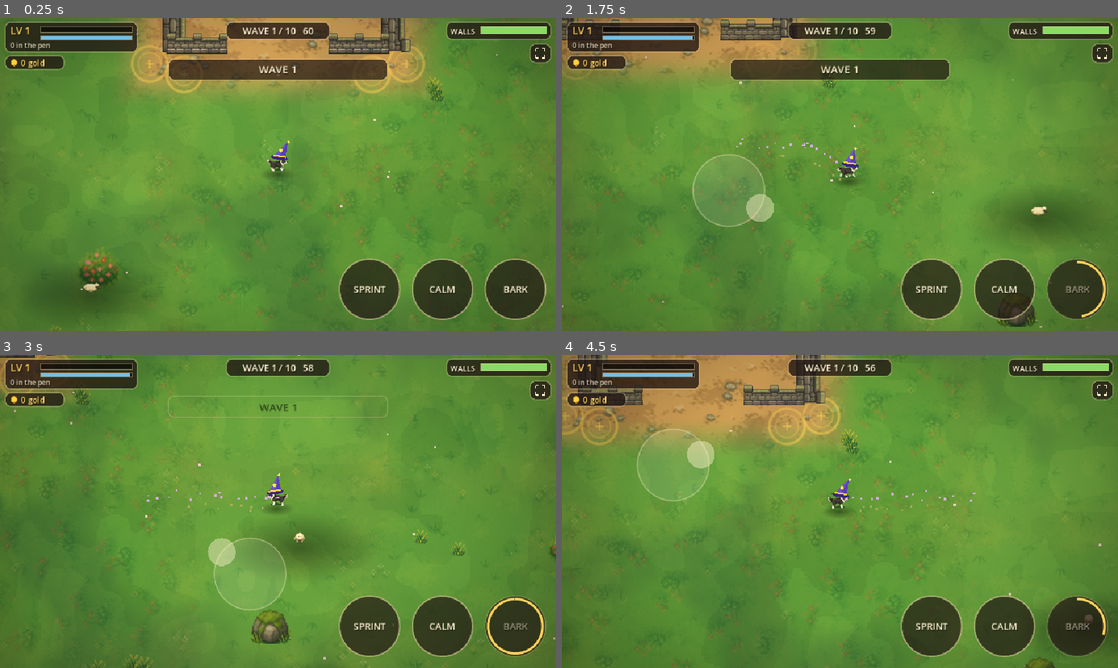
Above: before the commit, frames 1-4 (two rows, left to right).
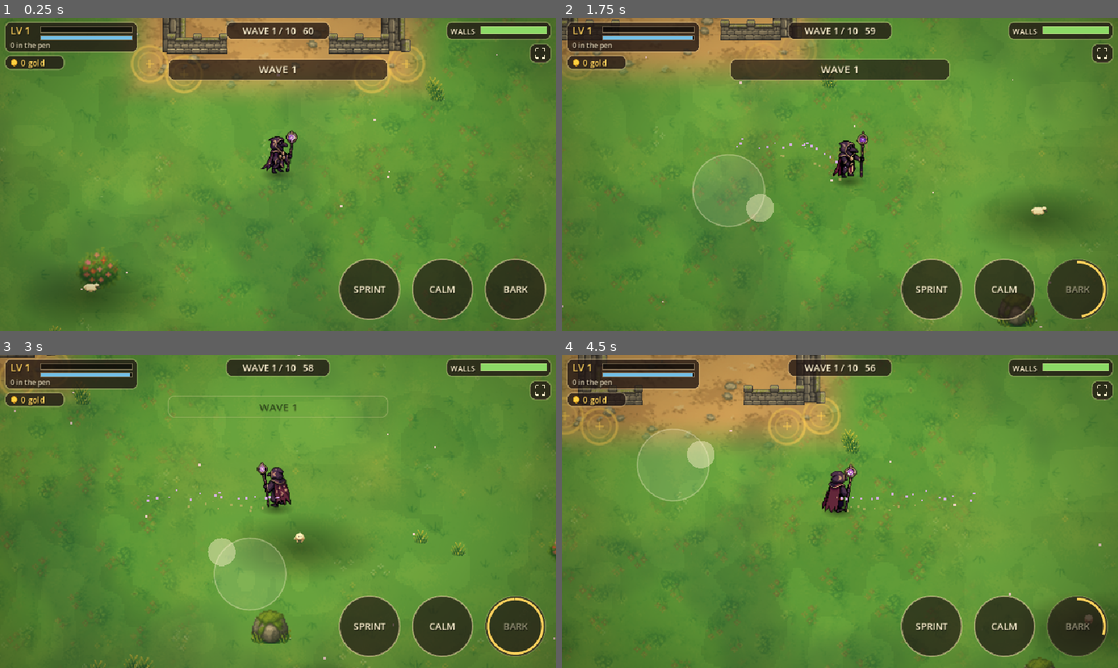
Above: after the commit, the same moments.

Repository: SavageLion/EigthArcanum
Game: Godot game, scene res://main.tscn
The game is run twice, just before and just after one commit, with the same random seed, the same clock (stepped at 60 frames per second) and the same inputs.
Inputs (mouse positions are in pixels of both pictures, inside the frame that each line leads up to):
- Up to frame 1 (0.25 s): no input
- Up to frame 2 (1.75 s): tap Enter at 0.5 s; move the mouse to (962, 158) at 0.52 s; hold D 0.53-1.25 s; tap Space at 0.6, 0.77, 1.07 s; click (962, 158) at 0.67 s; drag from (728, 190) to (812, 237) at 1.27 s
- Up to frame 3 (3 s): move the mouse to (333, 442) at 2.02 s; hold D 2.03-2.75 s; tap 2 at 2.1 s; tap Space at 2.3 s; drag from (250, 574) to (111, 464) at 2.77 s
- Up to frame 4 (4.5 s): move the mouse to (1006, 558) at 3.52 s; hold A 3.53-4.25 s; tap F at 3.6 s; tap Space at 3.77, 3.8, 4.07 s; drag from (673, 464) to (756, 433) at 4.27 s

The runs differ from the first frame. In frame 1, 0.5% of the frame differs, in the area x 46-54%, y 35-50%; in frame 2, 0.5%; in frame 3, 0.5%; in frame 4, 0.6%, in the area x 46-66%, y 34-51%.

Commit message:
Survivors: Raven Astrologer as the player character
Co-Authored-By: Claude Sonnet 5.5 <noreply@anthropic.com>

Diff:
--- a/prototypes/sheepdog-survivors/dog.gd
+++ b/prototypes/sheepdog-survivors/dog.gd
@@ -14,6 +14,8 @@
 var shadow: Sprite2D
 var dust: CPUParticles2D
 var squash: float = 0.0
+var cast_t: float = 0.0
+const SC: float = 0.85
 
 func setup(frames: SpriteFrames, shadow_tex: Texture2D) -> void:
 	shadow = Sprite2D.new()
@@ -24,8 +26,8 @@
 	spr = AnimatedSprite2D.new()
 	spr.sprite_frames = frames
 	spr.texture_filter = CanvasItem.TEXTURE_FILTER_LINEAR
-	spr.scale = Vector2(0.74, 0.74)
-	spr.offset = Vector2(0, -14)
+	spr.scale = Vector2(SC, SC)
+	spr.offset = Vector2(0, -26)
 	spr.play("idle_east")
 	add_child(spr)
 	dust = CPUParticles2D.new()
@@ -45,18 +47,20 @@
 
 func animate(dt: float) -> void:
 	var speed: float = vel.length()
-	var row: String = U.row_for(vel, true)
-	if absf(vel.x) > 10.0:
-		face = 1 if vel.x > 0.0 else -1
 	var moving: bool = speed > 14.0
-	var a: String = ("walk_" if moving else "idle_") + row
+	cast_t = maxf(0.0, cast_t - dt)
+	var dir: String = U.dir8(heading)
+	var clip: String = "cast" if cast_t > 0.0 else ("walk" if moving else "idle")
+	var a: String = clip + "_" + dir
 	if spr.animation != a:
+		var keep: int = spr.frame if (clip != "cast" and spr.animation.begins_with(clip)) else 0
 		spr.play(a)
-	spr.flip_h = (face < 0 and (row == "east" or row.ends_with("east")))
-	spr.speed_scale = clampf(speed / 120.0, 0.6, 2.2)
-	var lowered: float = 0.82 if crouch else 1.0
+		spr.frame = keep
+	spr.speed_scale = clampf(speed / 150.0, 0.7, 2.0) if clip == "walk" else 1.0
+	var lowered: float = 0.9 if crouch else 1.0
 	squash = move_toward(squash, 0.0, dt * 4.0)
-	var sq: float = 1.0 + squash * 0.2
-	spr.scale = Vector2(0.74 / sq, 0.74 * lowered * sq)
+	var sq: float = 1.0 + squash * 0.15
+	spr.scale = Vector2(SC / sq, SC * lowered * sq)
+	spr.modulate = Color(0.75, 0.85, 1.0) if winded else Color(1, 1, 1)
 	dust.emitting = speed > 140.0
 	dust.position = Vector2(-face * 6.0, 0)
--- a/prototypes/sheepdog-survivors/main.gd
+++ b/prototypes/sheepdog-survivors/main.gd
@@ -57,7 +57,6 @@
 var orbit_ang: float = 0.0
 var gold: int = 0
 var near_pad: int = -1
-var hat: Hat
 var cam: Camera2D
 var hud: Hud
 var dog_frames: SpriteFrames
@@ -136,7 +135,7 @@
 		demo = str(JavaScriptBridge.eval("window.location.search")).contains("demo")
 	shadow_tex = U.shadow_texture()
 	var names: Array = ["east", "north", "south", "south-east", "north-east"]
-	dog_frames = U.frames(load("res://art/chars/dog.png") as Texture2D, 48, names)
+	dog_frames = U.raven_frames()
 	sheep_frames = U.frames(load("res://art/chars/sheep.png") as Texture2D, 40, ["east", "north", "south"])
 	fox_frames = U.frames(load("res://art/chars/fox.png") as Texture2D, 52, names)
 	wolf_frames = U.frames(load("res://art/chars/wolf.png") as Texture2D, 76, names)
@@ -153,9 +152,6 @@
 	ysort.add_child(dog)
 	dog.setup(dog_frames, shadow_tex)
 	dog.position = world.dog_start
-	hat = Hat.new()
-	hat.z_index = 2
-	dog.add_child(hat)
 	var spark := CPUParticles2D.new()
 	spark.amount = 18
 	spark.lifetime = 0.8
@@ -600,8 +596,6 @@
 
 func _process(delta: float) -> void:
 	dog.animate(delta)
-	hat.position = Vector2(float(dog.face) * 1.5, -17.0 + (5.0 if dog.crouch else 0.0))
-	hat.rotation = 0.14 * float(dog.face)
 	(dog.get_node("Spark") as CPUParticles2D).emitting = dog.vel.length() > 40.0
 	for s in sheep:
 		(s as Sheep).animate(delta)
@@ -773,6 +767,7 @@
 	if state != "play" or dog.bark_cd > 0.0 or dog.stun > 0.0:
 		return
 	dog.bark_cd = bark_cd()
+	dog.cast_t = 0.4
 	dog.squash = 1.0
 	shake = 1.0
 	var R: float = bark_r()
@@ -831,6 +826,7 @@
 	o.speed = 400.0 if kind == "bolt" else 300.0
 	o.position = dog.position + Vector2(0, -4)
 	o.z_index = 30
+	dog.cast_t = 0.35
 	add_child(o)
 	orbs.append(o)
 
@@ -910,6 +906,7 @@
 				any = true
 		if any:
 			nova_t = 4.5 * pow(0.92, float(ln - 1)) * cm
+			dog.cast_t = 0.4
 			ring(dog.position, R, Color(0.55, 0.85, 1.0), 0.55, 7.0)
 			for f in foxes.duplicate():
 				var fb: Fox = f
@@ -925,6 +922,7 @@
 		var tz: Fox = nearest_enemy(dog.position, 330.0)
 		if tz != null:
 			zap_t = 2.4 * pow(0.9, float(lz - 1)) * cm
+			dog.cast_t = 0.4
 			var hit: Array = [tz]
 			var cur: Fox = tz
 			var from: Vector2 = dog.position + Vector2(0, -12.0)
--- a/prototypes/sheepdog-survivors/util.gd
+++ b/prototypes/sheepdog-survivors/util.gd
@@ -45,3 +45,26 @@
 			return "north-east" if v.y < 0.0 else "south-east"
 		return "north" if v.y < 0.0 else "south"
 	return "east"
+
+static func raven_frames() -> SpriteFrames:
+	# the Raven Astrologer: 8 directions of idle, walk and cast, one PNG per frame
+	var sf := SpriteFrames.new()
+	sf.remove_animation("default")
+	var dirs: Array = ["east", "south-east", "south", "south-west", "west", "north-west", "north", "north-east"]
+	var clips: Dictionary = {"idle": [6.0, true], "walk": [12.0, true], "cast": [16.0, false]}
+	for clip in clips.keys():
+		for d in dirs:
+			var an: String = String(clip) + "_" + String(d)
+			sf.add_animation(an)
+			sf.set_animation_speed(an, float((clips[clip] as Array)[0]))
+			sf.set_animation_loop(an, bool((clips[clip] as Array)[1]))
+			var i: int = 0
+			while ResourceLoader.exists("res://art/raven/%s/%s/%d.png" % [clip, d, i]):
+				sf.add_frame(an, load("res://art/raven/%s/%s/%d.png" % [clip, d, i]) as Texture2D)
+				i += 1
+	return sf
+
+static func dir8(h: Vector2) -> String:
+	var dirs: Array = ["east", "south-east", "south", "south-west", "west", "north-west", "north", "north-east"]
+	var idx: int = int(round(h.angle() / (PI / 4.0)))
+	return String(dirs[posmod(idx, 8)])
Binary file added: prototypes/sheepdog-survivors/art/raven/cast/east/0.png
Not shown, added: prototypes/sheepdog-survivors/art/raven/cast/east/0.png.import
Binary file added: prototypes/sheepdog-survivors/art/raven/cast/east/1.png
Not shown, added: prototypes/sheepdog-survivors/art/raven/cast/east/1.png.import
Binary file added: prototypes/sheepdog-survivors/art/raven/cast/east/2.png
Not shown, added: prototypes/sheepdog-survivors/art/raven/cast/east/2.png.import
Binary file added: prototypes/sheepdog-survivors/art/raven/cast/east/3.png
Not shown, added: prototypes/sheepdog-survivors/art/raven/cast/east/3.png.import
Binary file added: prototypes/sheepdog-survivors/art/raven/cast/east/4.png
Not shown, added: prototypes/sheepdog-survivors/art/raven/cast/east/4.png.import
Binary file added: prototypes/sheepdog-survivors/art/raven/cast/east/5.png
Not shown, added: prototypes/sheepdog-survivors/art/raven/cast/east/5.png.import
(and 244 more such lines)
